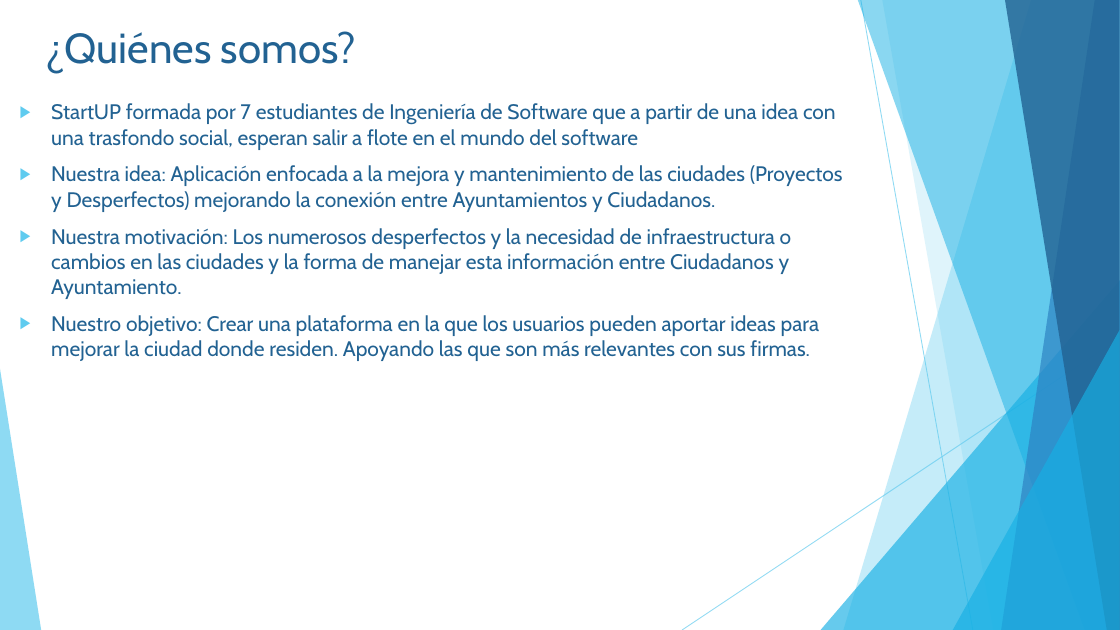
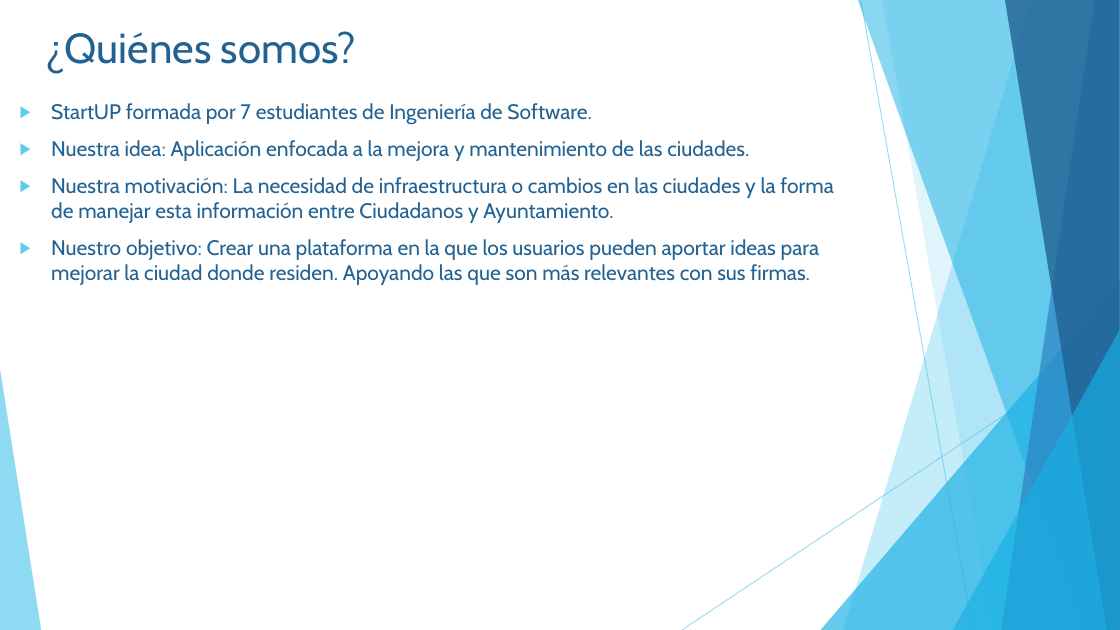
Before and after one commit to JulioMh/ChangeYourCity, a slide deck: slide 3 of 7_Presentacion/Presentacion.pptx. Drawn at 1120x630 pixels with LibreOffice and Linux fonts; fonts in the diff are those of the drawing; background and template pictures are left out. Boxes give left, top, right and bottom in pixels: in the first picture for what was removed or moved away, otherwise in the second. Text is boxed around its words. In the diff, an @@ line names an element or a change of style, - is before the commit and + after.

Commit message:
Presentación mejorada por Julio Mérida Hoyos y Pablo Gamarro Lozano

```diff
--- a/7_Presentacion/Presentacion.pptx
+++ b/7_Presentacion/Presentacion.pptx
@@ text at bbox=[51, 103, 834, 223]: text changed @@
-▶ StartUP formada por 7 estudiantes de Ingeniería de Software que a partir de una idea con una trasfondo social, esperan salir a flote en el mundo del software
-▶ Nuestra idea: Aplicación enfocada a la mejora y mantenimiento de las ciudades (Proyectos y Desperfectos) mejorando la conexión entre Ayuntamientos y Ciudadanos.
-▶ Nuestra motivación: Los numerosos desperfectos y la necesidad de infraestructura o cambios en las ciudades y la forma de manejar esta información entre Ciudadanos y Ayuntamiento.
+▶ StartUP formada por 7 estudiantes de Ingeniería de Software.
+▶ Nuestra idea: Aplicación enfocada a la mejora y mantenimiento de las ciudades.
+▶ Nuestra motivación: La necesidad de infraestructura o cambios en las ciudades y la forma de manejar esta información entre Ciudadanos y Ayuntamiento.
```
Also in this commit, not shown: 5 other slides changed, 5 slides added, 3 other files.
